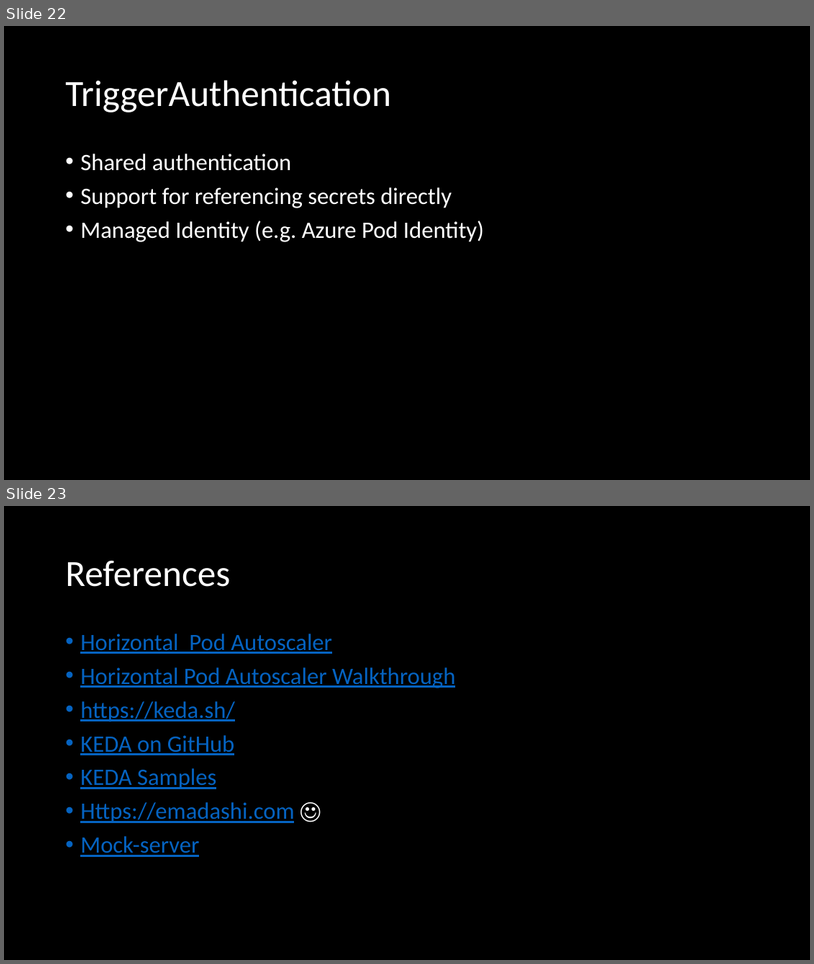
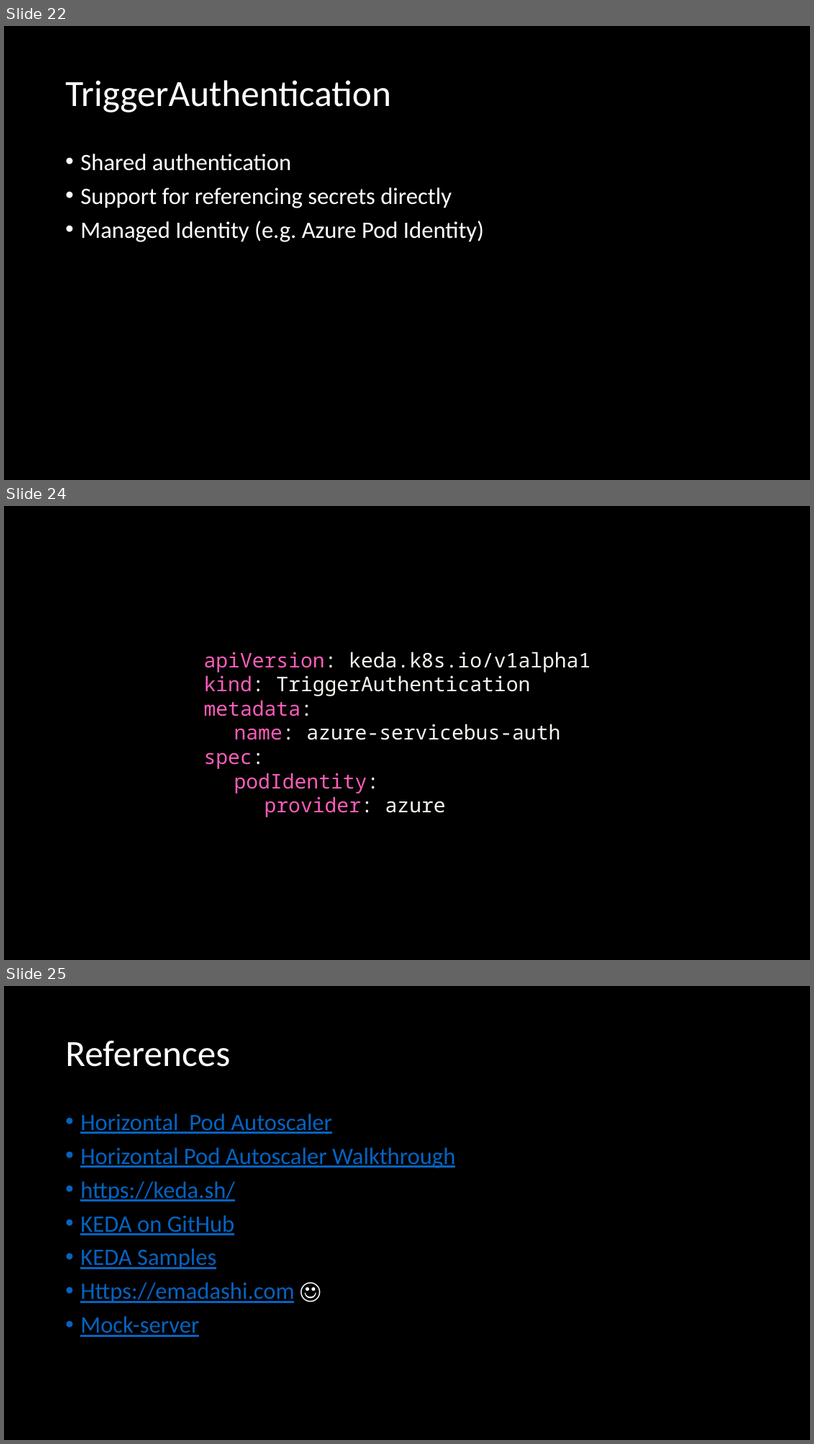
Before and after one commit to eashi/keda-workshop, a slide deck: preso.pptx. Shown one above the other, each under a label of ours: slides 22 and 23 before the commit, slides 22, 24 and 25 after it; the slides between them are not shown. The pictures are 814x964 and 814x1444 pixels, drawn with LibreOffice and Linux fonts; fonts in the diff are those of the drawing. Boxes give left, top, right and bottom in pixels: in the first picture for what was removed or moved away, otherwise in the second. Text is boxed around its words. In the diff, an @@ line names an element or a change of style, - is before the commit and + after.

Commit message:
Add couple of slides for TriggerAuthentication

```diff
--- a/preso.pptx
+++ b/preso.pptx
@@ slide 24 added at (4,506,810,960), background #000000 @@
@@ text added at (204,651,591,817), 24 pt, text #F6F6EF @@
+apiVersion: keda.k8s.io/v1alpha1
+kind: TriggerAuthentication
+metadata:
+name: azure-servicebus-auth
+spec:
+podIdentity:
+provider: azure
@@ what was slide 23 is now slide 25 @@
```
Also in this commit, not shown: 1 other slide added.
